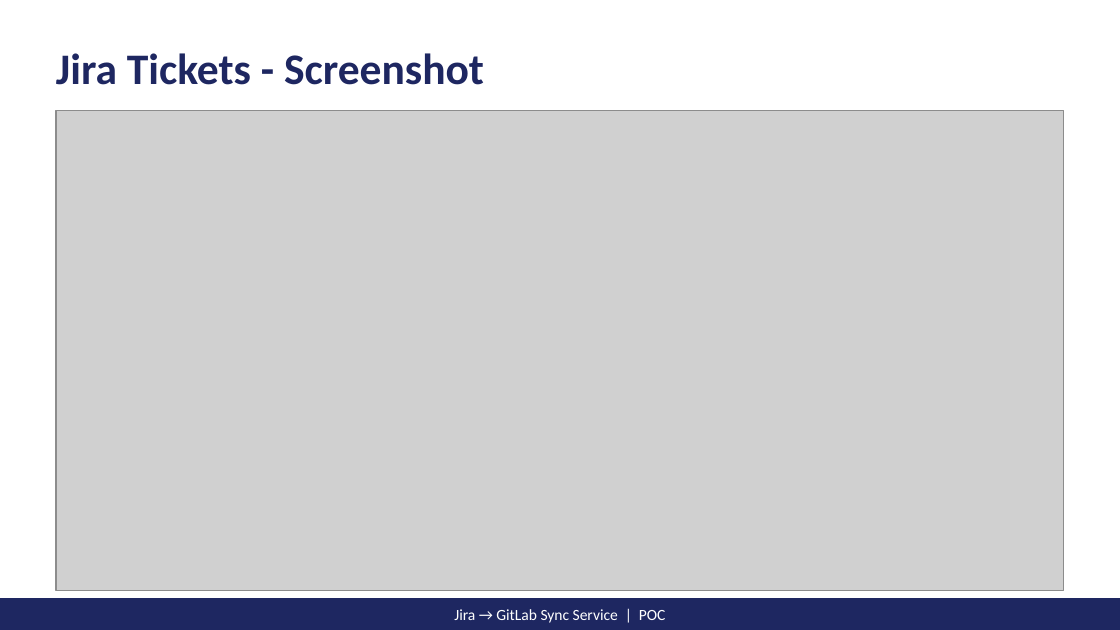
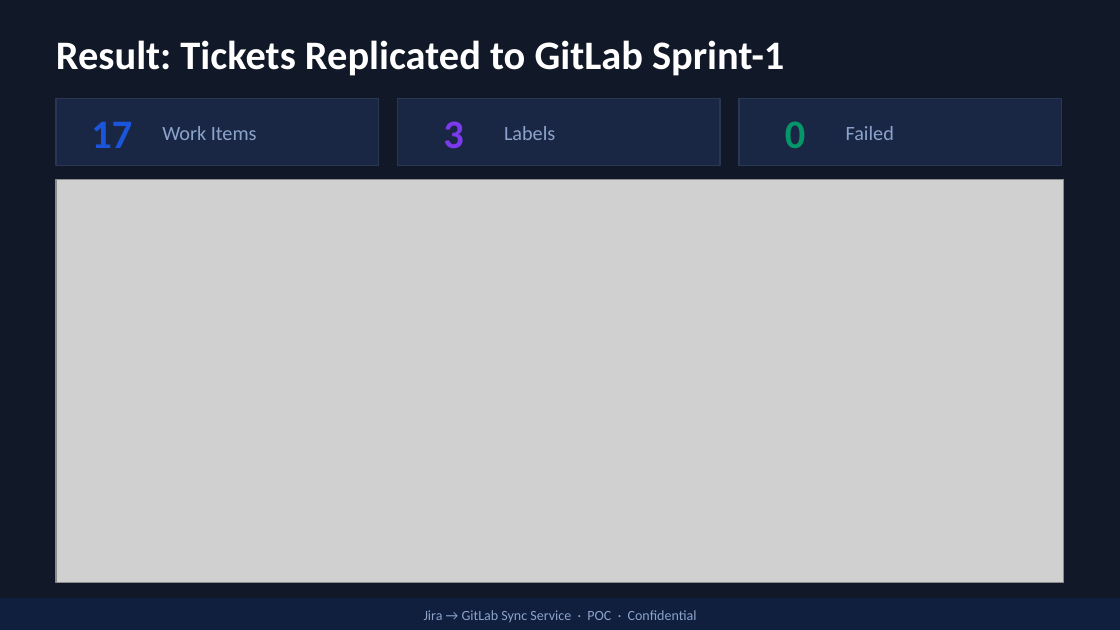
Before and after one commit to raghusingh/Jira_to_Gitlab_Backlog_Movement, a slide deck: slide 10 of JiraGitLabSync_POC.pptx (slide 9 before the commit). Drawn at 1120x630 pixels with LibreOffice and Linux fonts; fonts in the diff are those of the drawing; grey boxes stand for pictures. Boxes give left, top, right and bottom in pixels: in the first picture for what was removed or moved away, otherwise in the second. Text is boxed around its words. In the diff, an @@ line names an element or a change of style, - is before the commit and + after.

```diff
--- a/JiraGitLabSync_POC.pptx
+++ b/JiraGitLabSync_POC.pptx
@@ background #FFFFFF to #111827 @@
@@ text at (56,40,784,76): text changed; size 28 to 26 pt; text colour #1E2761 to #FFFFFF @@
-Jira Tickets - Screenshot
+Result: Tickets Replicated to GitLab Sprint-1
@@ rectangle added at (56,99,379,166), fill #1A2744, outline #2A3754 1 pt @@
@@ rectangle added at (398,99,720,166), fill #1A2744, outline #2A3754 1 pt @@
@@ rectangle added at (739,99,1062,166), fill #1A2744, outline #2A3754 1 pt @@
@@ text added at (91,122,132,148), 26 pt, text #1A56DB, bold @@
+17
@@ text added at (162,126,257,140), 13 pt, text #8BA3CC @@
+Work Items
@@ text added at (443,121,463,149), 26 pt, text #7C3AED, bold @@
+3
@@ text added at (504,126,555,140), 13 pt, text #8BA3CC @@
+Labels
@@ text added at (785,121,805,148), 26 pt, text #059669, bold @@
+0
@@ text added at (846,126,894,140), 13 pt, text #8BA3CC @@
+Failed
@@ picture: place and size @@
-picture at (56,111,1064,591)
+picture at (56,179,1064,582)
@@ rectangle at (0,599,1120,630): fill #1E2761 to #0F1F3D; outline #1E2761 1 pt to #0F1F3D 1 pt @@
@@ text at (424,610,697,622): text changed; size 10 to 9 pt; text colour #FFFFFF to #8BA3CC @@
-Jira → GitLab Sync Service | POC
+Jira → GitLab Sync Service · POC · Confidential
```
Also in this commit, not shown: 9 other slides changed, 2 slides added, 1 slide removed, 2 other files.
